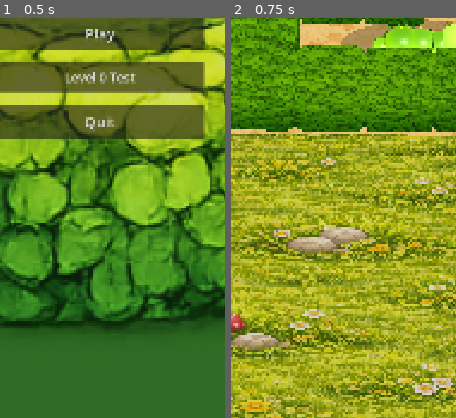
Above: before the commit, frames 1-2 (left to right).
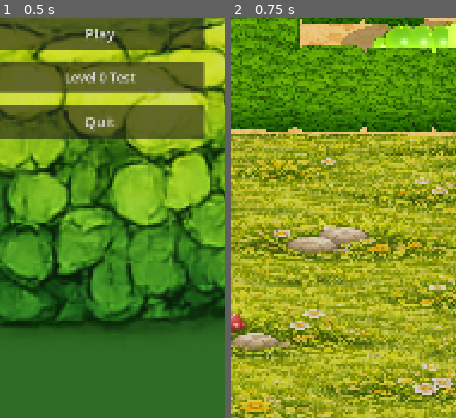
Above: after the commit, the same moments.

Repository: blago83/CaterpillarEscapeGame
Game: Godot game, scene res://scenes/MainMenu.tscn
The game is run twice, just before and just after one commit, with the same random seed, the same clock (stepped at 60 frames per second) and the same inputs.
Inputs:
- Up to frame 1 (0.5 s): no input
- Up to frame 2 (0.75 s): click "Play" at 0.5 s
The pictures show only the part of the screen within x 28-78%, y 50-100%; the shares and areas given below are measured in that part.

Frame 1 is identical in both runs. In frame 2, 0.3% of the frame differs, in the area x 81-97%, y 2-8%.

Commit message:
Refine caterpillar crawl animation and movement smoothing

Diff:
--- a/scripts/level_3d.gd
+++ b/scripts/level_3d.gd
@@ -145,9 +145,14 @@
 var is_busy: bool = false
 var swipe_start := Vector2.ZERO
 var move_timer: float = 0.0
-const MOVE_REPEAT_DELAY := 0.15
-const REVERSE_REPEAT_DELAY := 0.3
+const MOVE_REPEAT_DELAY := 0.22
+const REVERSE_REPEAT_DELAY := 1.20
+const FORWARD_MOVE_DURATION := 0.34
+const REVERSE_MOVE_DURATION := 0.68
 var _is_reversing: bool = false
+var _move_anim_remaining := 0.0
+var _allow_busy_release := true
+var _crawl_motion_time := 0.0
 
 var _maze_w: int = 0
 var _maze_h: int = 0
@@ -784,16 +789,10 @@
 		var s := 1.0
 		if i == 0:
 			s = 1.0
-		elif i == 1:
-			s = 0.85
 		elif i == n - 1:
 			s = 0.7
 		else:
-			var body_i := i - 2
-			if body_i < 3:
-				s = 0.95 + 0.05 * float(body_i)
-			else:
-				s = 1.1
+			s = 1.0
 		segment_nodes[i].scale = Vector3(s, s, s)
 
 # ── Input ──
@@ -906,15 +905,30 @@
 	# Smooth segment interpolation
 	var lerp_speed: float
 	if _is_reversing:
+		lerp_speed = minf(delta * 5.0, 1.0)
+	else:
 		lerp_speed = minf(delta * 8.0, 1.0)
-	else:
-		lerp_speed = minf(delta * 14.0, 1.0)
+	var crawl_alpha := 0.0
+	if _move_anim_remaining > 0.0:
+		_crawl_motion_time += delta * (5.0 if _is_reversing else 7.0)
+		var anim_duration := REVERSE_MOVE_DURATION if _is_reversing else FORWARD_MOVE_DURATION
+		crawl_alpha = sin(clampf((1.0 - (_move_anim_remaining / anim_duration)) * PI, 0.0, PI))
 	for i in segment_nodes.size():
 		if i < _segment_targets.size():
-			segment_nodes[i].position = segment_nodes[i].position.lerp(_segment_targets[i], lerp_speed)
+			var target_pos := _segment_targets[i]
+			if crawl_alpha > 0.0:
+				var phase := _crawl_motion_time - float(i) * 0.85
+				var amp := 0.13 if i > 0 and i < segment_nodes.size() - 1 else 0.08
+				target_pos.y += sin(phase) * amp * crawl_alpha
+			segment_nodes[i].position = segment_nodes[i].position.lerp(target_pos, lerp_speed)
 		if i < _segment_target_rots.size():
 			segment_nodes[i].rotation.y = lerp_angle(segment_nodes[i].rotation.y, _segment_target_rots[i], lerp_speed)
 	_update_body_shadow()
+
+	if _move_anim_remaining > 0.0:
+		_move_anim_remaining = maxf(_move_anim_remaining - delta, 0.0)
+		if _move_anim_remaining <= 0.0 and _allow_busy_release:
+			is_busy = false
 
 	# ── Idle detection: tell head segment it's idle ──
 	_idle_timer += delta
@@ -937,7 +951,11 @@
 
 func _try_move(dir: Vector2i) -> void:
 	if is_busy:
-		return
+		if not _allow_busy_release:
+			return
+		# Allow smooth continuous crawling only when continuing forward in the same direction.
+		if _move_anim_remaining > 0.0 and (_is_reversing or dir != facing):
+			return
 	# Reset idle on any movement
 	_idle_timer = 0.0
 	if _is_looking_at_camera:
@@ -962,6 +980,7 @@
 func _move_backward() -> void:
 	_is_reversing = true
 	is_busy = true
+	_allow_busy_release = true
 	_move_count += 1
 
 	# Tail leads: find a free cell adjacent to the tail to extend into
@@ -1040,22 +1059,25 @@
 		_segment_target_rots = _calc_target_rotations()
 	_update_taper()
 	for sn in segment_nodes:
-		sn.wiggle_legs()
+		sn.wiggle_legs(0.65)
+	_move_anim_remaining = REVERSE_MOVE_DURATION
 
 	if hazards.has(lead_cell):
+		_allow_busy_release = false
 		await _lose()
 		return
 	if leaves_left <= 0 and exit_node:
 		exit_node.set_meta("open", true)
 	if lead_cell == exit_cell and leaves_left <= 0:
+		_allow_busy_release = false
 		await _win()
 		return
 
 	_update_hud()
-	is_busy = false
 
 func _move_to(target: Vector2i) -> void:
 	is_busy = true
+	_allow_busy_release = true
 	_move_count += 1
 	var prev := segment_cells.duplicate()
 	segment_cells[0] = target
@@ -1090,19 +1112,21 @@
 		_segment_target_rots = _calc_target_rotations()
 	_update_taper()
 	for n in segment_nodes:
-		n.wiggle_legs()
+		n.wiggle_legs(1.0)
+	_move_anim_remaining = FORWARD_MOVE_DURATION
 
 	if hazards.has(target):
+		_allow_busy_release = false
 		await _lose()
 		return
 	if leaves_left <= 0 and exit_node:
 		exit_node.set_meta("open", true)
 	if target == exit_cell and leaves_left <= 0:
+		_allow_busy_release = false
 		await _win()
 		return
 
 	_update_hud()
-	is_busy = false
 
 func _bump() -> void:
 	pass
--- a/scripts/segment_3d.gd
+++ b/scripts/segment_3d.gd
@@ -10,6 +10,9 @@
 var _foot_right: MeshInstance3D
 var _leg_phase := 0.0
 var _base_mesh_y := 0.30
+var _crawl_blend := 0.0
+var _crawl_phase := 0.0
+var _crawl_speed := 0.0
 
 # ── Blink ──
 var _eye_nodes: Array[MeshInstance3D] = []
@@ -634,9 +637,22 @@
 # ── Blink & expression animation ──
 
 func _process(delta: float) -> void:
-	if _eye_nodes.is_empty():
-		return
 	_face_time += delta
+
+	# Smooth crawl bob on every segment while moving.
+	if _crawl_blend > 0.001:
+		_crawl_phase += delta * _crawl_speed
+		_crawl_blend = maxf(_crawl_blend - delta * 1.35, 0.0)
+	else:
+		_crawl_speed = 0.0
+	var crawl_wave := sin(_crawl_phase)
+	var crawl_lift := crawl_wave * 0.065 * _crawl_blend
+	if _mesh:
+		_mesh.position.y = lerpf(_mesh.position.y, _base_mesh_y + crawl_lift, delta * 10.0)
+	if _foot_left and _foot_right:
+		var foot_slide := crawl_wave * 0.06 * _crawl_blend
+		_foot_left.position.z = lerpf(_foot_left.position.z, -0.02 + foot_slide, delta * 10.0)
+		_foot_right.position.z = lerpf(_foot_right.position.z, -0.02 - foot_slide, delta * 10.0)
 
 	# ── Idle behavior state machine ──
 	if _is_idle:
@@ -667,7 +683,7 @@
 						_expression = "looking"
 
 	# ── Blink (not while sleeping) ──
-	if _expression != "sleeping":
+	if not _eye_nodes.is_empty() and _expression != "sleeping":
 		if _is_blinking:
 			_blink_phase += delta * 8.0
 			var t: float
@@ -688,7 +704,7 @@
 			if _blink_timer >= _blink_interval:
 				_is_blinking = true
 				_blink_phase = 0.0
-	else:
+	elif not _eye_nodes.is_empty():
 		# Eyes closed while sleeping
 		for eye in _eye_nodes:
 			eye.scale.y = lerpf(eye.scale.y, 0.05, delta * 3.0)
@@ -889,15 +905,11 @@
 
 # ── Animation callbacks (API kept for level_3d.gd) ──
 
-func wiggle_legs() -> void:
-	if not _foot_left or not _foot_right:
-		return
+func wiggle_legs(speed_scale := 1.0) -> void:
 	_leg_phase += 1.0
-	var dir := 1.0 if fmod(_leg_phase, 2.0) < 1.0 else -1.0
-	_foot_left.position.z = -0.02 + dir * 0.03
-	_foot_right.position.z = -0.02 - dir * 0.03
-	if _mesh:
-		_mesh.position.y = _base_mesh_y + 0.015 * dir
+	_crawl_phase += PI * 0.55
+	_crawl_speed = 9.0 * speed_scale
+	_crawl_blend = 1.0
 
 func update_direction(_is_horizontal: bool) -> void:
 	pass
